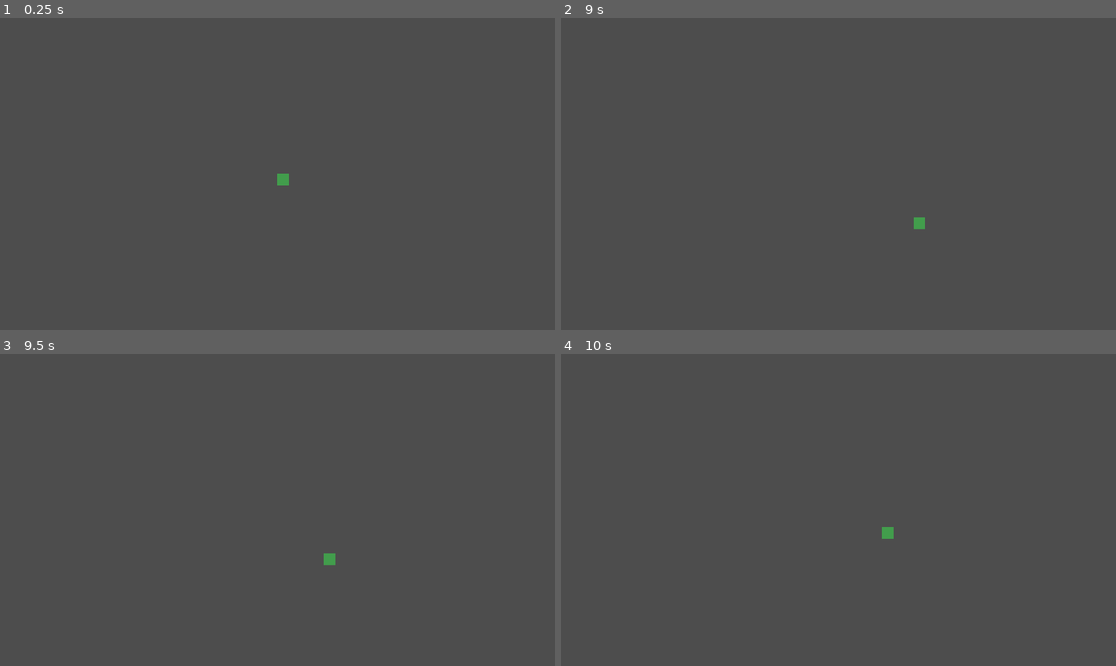
Above: before the commit, frames 1-4 (two rows, left to right).
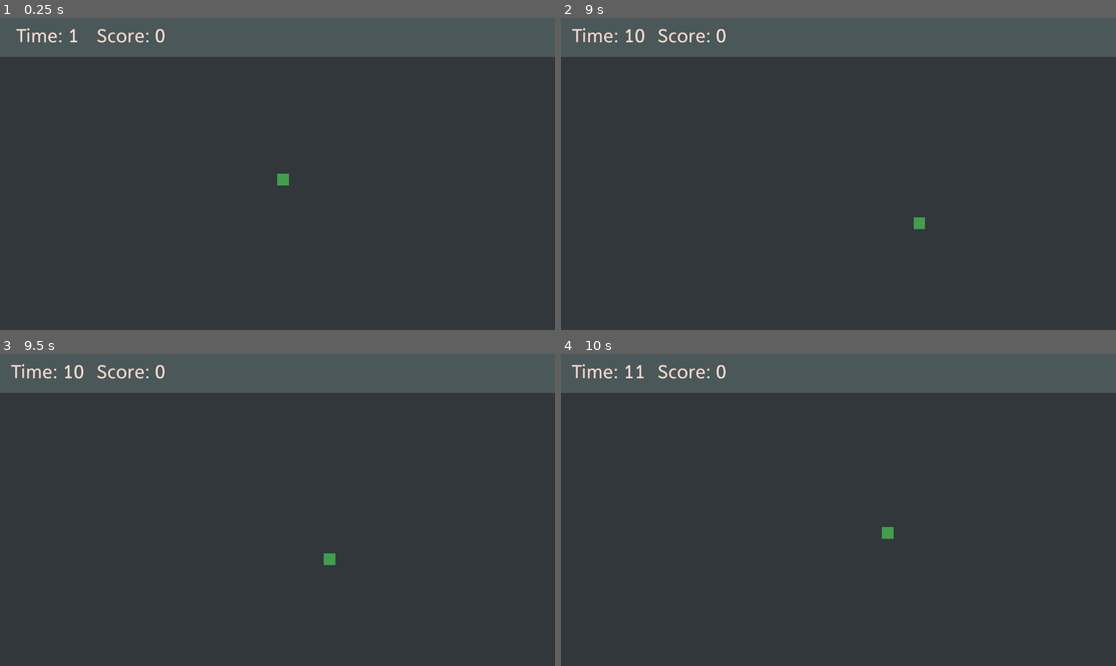
Above: after the commit, the same moments.

Repository: ProgrammingLogic/GoDot-SnakeGame
Game: Godot game, scene res://src/main.tscn
Two runs of this game, one before a commit and one after it. Both use one fixed random seed, a clock stepped at 60 frames per second and the inputs below.
Inputs:
- Up to frame 1 (0.25 s): no input
- Up to frame 2 (9 s): tap Enter at 0.5 s; hold Right (turn_right) 0.53-1.28 s; hold Down (turn_down) 1.28-2.03 s; hold Right (turn_right) 2.03-2.78 s; hold Up (turn_up) 2.78-3.53 s; hold Left (turn_left) 3.53-5.03 s; hold Down (turn_down) 5.03-5.78 s; hold Right (turn_right) 5.78-6.53 s; hold Up (turn_up) 6.53-7.28 s; hold Right (turn_right) 7.28-8.03 s; hold Down (turn_down) 8.03-8.78 s; hold Left (turn_left) from 8.78 s (still down)
- Up to frame 3 (9.5 s): keep holding Left (turn_left)
- Up to frame 4 (10 s): release Left (turn_left) at 9.53 s; hold Up (turn_up) from 9.53 s (still down)

The runs differ from the first frame. In frame 1, 88% of the frame differs, in the area x 0-100%, y 3-100%; in frame 2, 88%; in frame 3, 88%; in frame 4, 88%.

Commit message:
Add and implement HUD

Diff:
--- /dev/null
+++ b/src/hud.gd
@@ -0,0 +1,26 @@
+extends CanvasLayer
+
+var time_played = 0
+
+# Called when the node enters the scene tree for the first time.
+func _ready():
+	pass # Replace with function body.
+
+
+# Called every frame. 'delta' is the elapsed time since the previous frame.
+func _process(delta):
+	pass
+
+
+func start():
+	time_played = 0
+	update_timer()
+	update_score(0)
+
+
+func update_score(score):
+	$ScoreLabel.text = "Score: " + str(score)
+
+func update_timer():
+	time_played += 1
+	$TimerLabel.text = "Time: " + str(time_played)
--- /dev/null
+++ b/src/hud.tscn
@@ -0,0 +1,54 @@
+[gd_scene load_steps=3 format=3 uid="uid://c31f8bvmgcfj6"]
+
+[ext_resource type="Script" path="res://src/hud.gd" id="1_2h3vk"]
+[ext_resource type="FontFile" uid="uid://cql1sn1oiphrc" path="res://assets/fonts/Agane╠Ç 55 (roman).ttf" id="1_3vy2r"]
+
+[node name="HUD" type="CanvasLayer"]
+script = ExtResource("1_2h3vk")
+
+[node name="MenuBackground" type="ColorRect" parent="."]
+anchors_preset = -1
+anchor_right = 1.0
+anchor_bottom = 1.0
+offset_bottom = -945.0
+grow_horizontal = 2
+grow_vertical = 2
+color = Color(0.290196, 0.345098, 0.34902, 1)
+
+[node name="TimerLabel" type="Label" parent="."]
+anchors_preset = 8
+anchor_left = 0.5
+anchor_top = 0.5
+anchor_right = 0.5
+anchor_bottom = 0.5
+offset_left = -904.0
+offset_top = -504.0
+offset_right = -688.0
+offset_bottom = -440.0
+grow_horizontal = 2
+grow_vertical = 2
+focus_next = NodePath("../ScoreLabel")
+theme_override_colors/font_color = Color(0.956863, 0.839216, 0.8, 1)
+theme_override_fonts/font = ExtResource("1_3vy2r")
+theme_override_font_sizes/font_size = 64
+text = "Time: 0"
+vertical_alignment = 1
+
+[node name="ScoreLabel" type="Label" parent="."]
+anchors_preset = 8
+anchor_left = 0.5
+anchor_top = 0.5
+anchor_right = 0.5
+anchor_bottom = 0.5
+offset_left = -624.0
+offset_top = -504.0
+offset_right = -387.0
+offset_bottom = -440.0
+grow_horizontal = 2
+grow_vertical = 2
+theme_override_colors/font_color = Color(0.956863, 0.839216, 0.8, 1)
+theme_override_fonts/font = ExtResource("1_3vy2r")
+theme_override_font_sizes/font_size = 64
+text = "Score: 0"
+horizontal_alignment = 1
+vertical_alignment = 1
--- a/src/main.gd
+++ b/src/main.gd
@@ -12,4 +12,11 @@
 
 
 func new_game():
+	$HUD.start()
 	$Snake.start()
+	$GameTimer.start()
+
+
+
+func _on_game_timer_timeout():
+	$HUD.update_timer()
--- a/src/main.tscn
+++ b/src/main.tscn
@@ -1,9 +1,21 @@
-[gd_scene load_steps=3 format=3 uid="uid://cdofk3jv8jmot"]
+[gd_scene load_steps=4 format=3 uid="uid://cdofk3jv8jmot"]
 
 [ext_resource type="PackedScene" uid="uid://dk40x74wnkvmc" path="res://src/snake.tscn" id="1_nrt6m"]
 [ext_resource type="Script" path="res://src/main.gd" id="1_og4uv"]
+[ext_resource type="PackedScene" uid="uid://c31f8bvmgcfj6" path="res://src/hud.tscn" id="3_14u7c"]
 
 [node name="Main" type="Node2D"]
 script = ExtResource("1_og4uv")
 
+[node name="Background" type="ColorRect" parent="."]
+offset_right = 1920.0
+offset_bottom = 1080.0
+color = Color(0.196078, 0.215686, 0.231373, 1)
+
 [node name="Snake" parent="." instance=ExtResource("1_nrt6m")]
+
+[node name="GameTimer" type="Timer" parent="."]
+
+[node name="HUD" parent="." instance=ExtResource("3_14u7c")]
+
+[connection signal="timeout" from="GameTimer" to="." method="_on_game_timer_timeout"]
